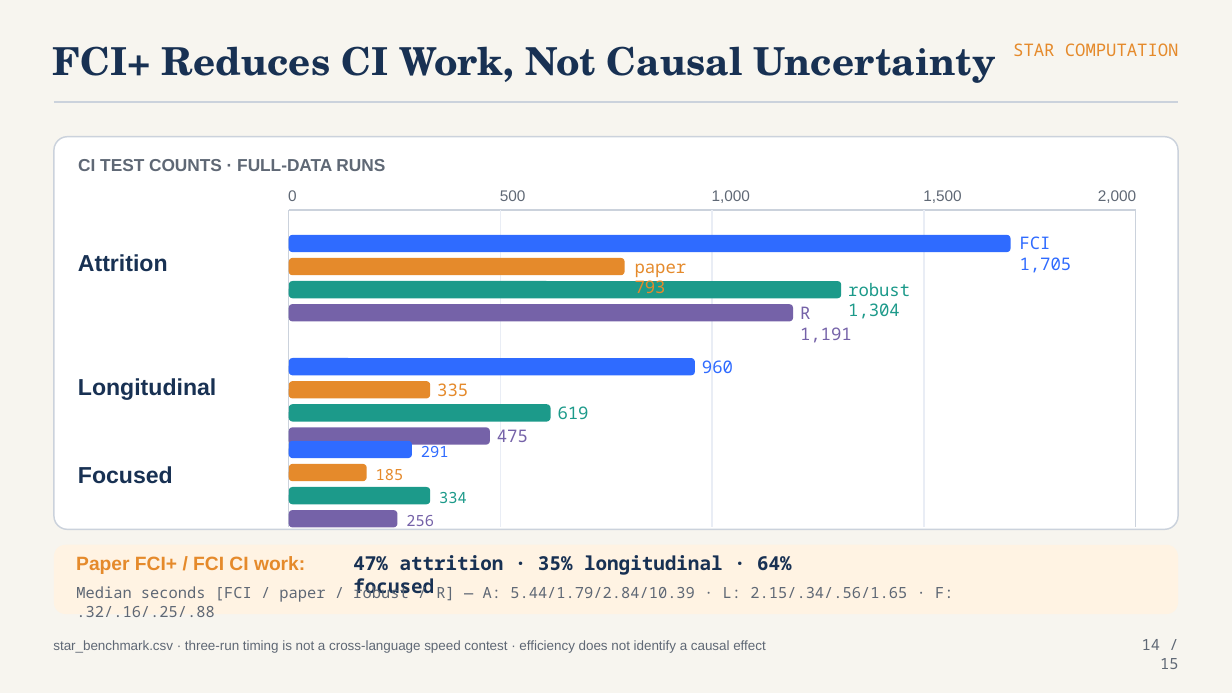
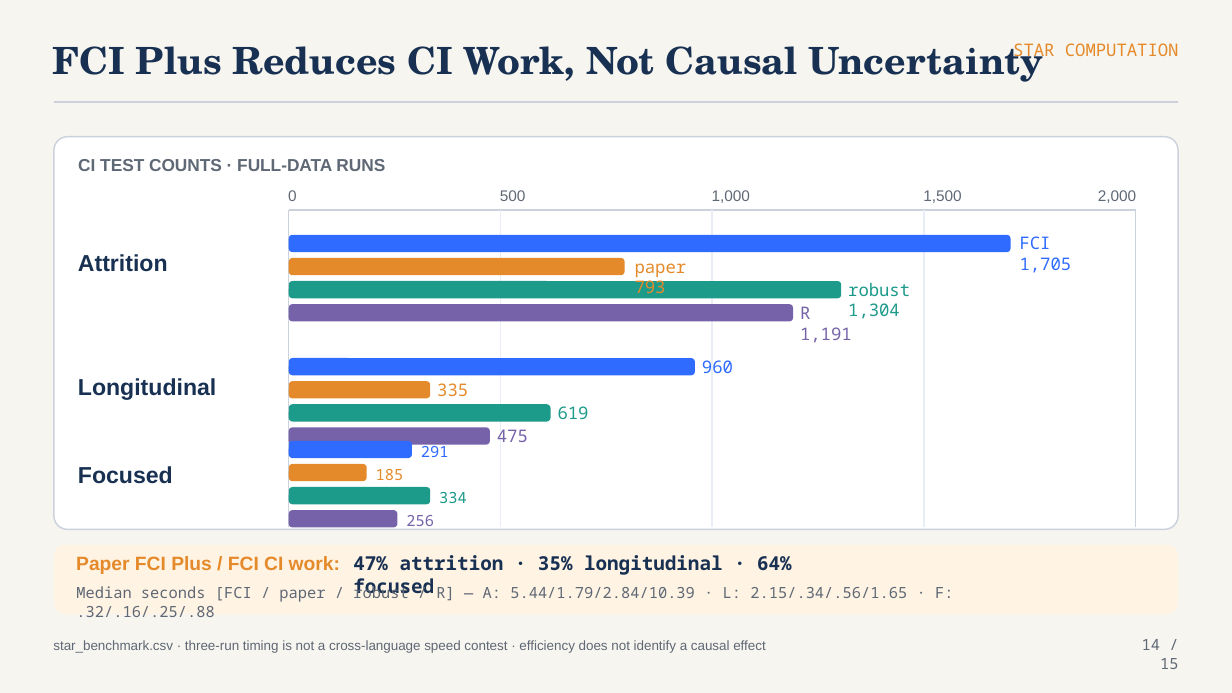
Before and after one commit to ada-yq225/FCI, a slide deck: slide 14 of output/ppt/fci_plus_star_advisor_presentation.pptx. Drawn at 1232x693 pixels with LibreOffice and Linux fonts; fonts in the diff are those of the drawing. Boxes give left, top, right and bottom in pixels: in the first picture for what was removed or moved away, otherwise in the second. Text is boxed around its words. In the diff, an @@ line names an element or a change of style, - is before the commit and + after.

```diff
--- a/output/ppt/fci_plus_star_advisor_presentation.pptx
+++ b/output/ppt/fci_plus_star_advisor_presentation.pptx
@@ text at [52, 43, 1044, 82]: text changed; size 30 to 29.2 pt @@
-FCI+ Reduces CI Work, Not Causal Uncertainty
+FCI Plus Reduces CI Work, Not Causal Uncertainty
@@ text at [76, 556, 340, 574]: text changed @@
-Paper FCI+ / FCI CI work:
+Paper FCI Plus / FCI CI work:
```
Also in this commit, not shown: 13 other slides changed, 31 other files.
